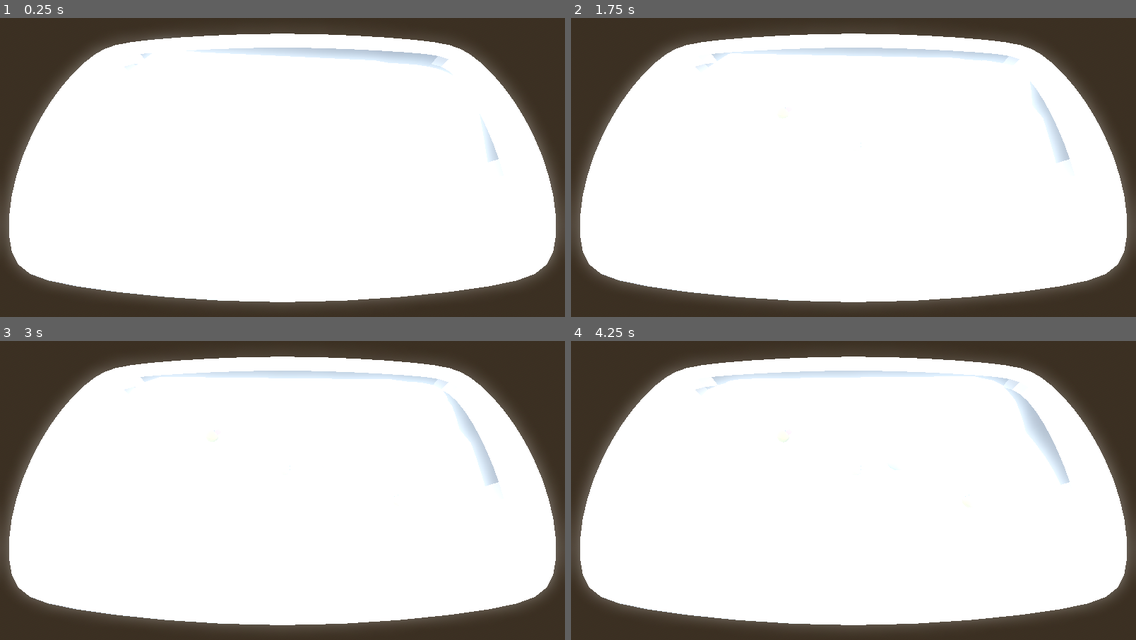
Above: before the commit, frames 1-4 (two rows, left to right).
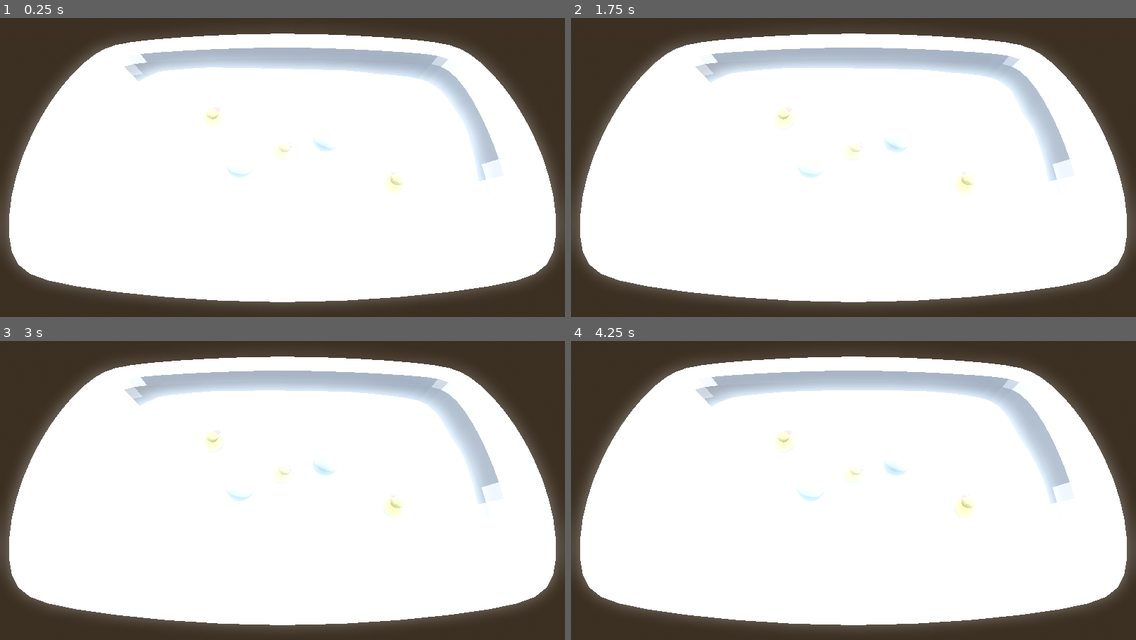
Above: after the commit, the same moments.

Repository: Gr0minet/ggj2025
Game: Godot game, scene res://main/main.tscn
The game is run twice, just before and just after one commit, with the same random seed, the same clock (stepped at 60 frames per second) and the same inputs.
Inputs:
- Up to frame 1 (0.25 s): no input
- Up to frame 2 (1.75 s): tap Enter at 0.5 s; hold J (join_game) 0.53-1.28 s; tap G (jump) at 0.77, 1.52 s; tap Space at 1.25 s; hold A from 1.28 s (still down); tap 1 at 1.35 s
- Up to frame 3 (3 s): tap Enter at 2 s; release A at 2.03 s; tap 2 at 2.1 s; tap Space at 2.75 s; tap 3 at 2.85 s
- Up to frame 4 (4.25 s): tap G (jump) at 3.02, 3.77 s; tap Enter at 3.5 s; hold A from 3.53 s (still down); tap 4 at 3.6 s

The runs differ from the first frame. In frame 1, 5.2% of the frame differs, in the area x 22-88%, y 9-59%; in frame 2, 5.5%; in frame 3, 5.5%; in frame 4, 5.4%.

Commit message:
Rajout du shader modifié pourl'eau

Diff:
--- a/godot/environment/water/water.gdshader
+++ b/godot/environment/water/water.gdshader
@@ -23,7 +23,7 @@
 
 void vertex(){
 	base_offset = (UV * 0.5) + TIME * 0.01;
-	float h = get_noise(base_offset) * 0.2;
+	float h = get_noise(base_offset) * 0.1;
 	VERTEX.y += h;
 	vec3 normal = normalize(vec3(
 		h - get_noise(base_offset + vec2(0.8, 0.0)),
--- a/godot/item/duck.tscn
+++ b/godot/item/duck.tscn
@@ -5,5 +5,7 @@
 
 [node name="Duck" instance=ExtResource("1_ybql2")]
 transform = Transform3D(2, 0, 0, 0, 2, 0, 0, 0, 2, 0, 0, 0)
+collision_layer = 4
+collision_mask = 0
 
 [node name="duck" parent="Pivot" index="0" instance=ExtResource("2_tc8a2")]
--- a/godot/item/item.tscn
+++ b/godot/item/item.tscn
@@ -40,6 +40,8 @@
 }
 
 [node name="Item" type="CharacterBody3D"]
+collision_layer = 4
+collision_mask = 0
 
 [node name="Pivot" type="Node3D" parent="."]
 
--- a/godot/main/main.tscn
+++ b/godot/main/main.tscn
@@ -123,10 +123,10 @@
 shape = SubResource("BoxShape3D_1b16v")
 
 [node name="FLOTTE2" parent="." instance=ExtResource("3_qnajh")]
-transform = Transform3D(2, 0, 0, 0, 2, 0, 0, 0, 2, 0, -0.156051, 0)
+transform = Transform3D(2, 0, 0, 0, 2, 0, 0, 0, 2, 0, -0.276916, 0)
 
 [node name="FLOTTE" parent="FLOTTE2" index="0"]
-transform = Transform3D(1.04346, 0, 0, 0, 1.04346, 0, 0, 0, 1.04346, 0, 0.539272, 0)
+transform = Transform3D(1.04346, 0, 0, 0, 1.04346, 0, 0, 0, 1.04346, 0, 0.589272, 0)
 surface_material_override/0 = SubResource("ShaderMaterial_6uoci")
 
 [node name="Water" type="MeshInstance3D" parent="."]
@@ -147,15 +147,23 @@
 
 [node name="Duck" parent="Items" instance=ExtResource("7_t2yrm")]
 transform = Transform3D(2, 0, 0, 0, 2, 0, 0, 0, 2, 0, 0.972039, 0)
+collision_layer = 1
+collision_mask = 1
 
 [node name="Duck2" parent="Items" instance=ExtResource("7_t2yrm")]
 transform = Transform3D(1.51506, 0, 1.3056, 0, 2, 0, -1.3056, 0, 1.51506, -0.709849, 0.972039, -0.348515)
+collision_layer = 1
+collision_mask = 1
 
 [node name="Duck3" parent="Items" instance=ExtResource("7_t2yrm")]
 transform = Transform3D(-0.728649, 0, 1.86254, 0, 2, 0, -1.86254, 0, -0.728649, 1.01296, 0.972039, 0.336058)
+collision_layer = 1
+collision_mask = 1
 
 [node name="ToothBrush" parent="Items" instance=ExtResource("8_vqbr5")]
 transform = Transform3D(-8.74228e-08, -8.74228e-08, -2, -2, 3.82137e-15, 8.74228e-08, -7.62305e-22, 2, -8.74228e-08, 0.2, 1.03402, 0.4)
+collision_layer = 1
+collision_mask = 1
 
 [node name="Camera3D" type="Camera3D" parent="."]
 transform = Transform3D(1, 7.45601e-08, 4.43755e-08, -6.72004e-08, 0.34202, 0.939693, 5.48863e-08, -0.939693, 0.34202, -2.87586e-08, 2.83241, 0.885402)
--- a/godot/project.godot
+++ b/godot/project.godot
@@ -96,3 +96,4 @@
 
 3d_physics/layer_1="bubble"
 3d_physics/layer_2="world"
+3d_physics/layer_3="item"
--- a/godot/scenes/bubble.tscn
+++ b/godot/scenes/bubble.tscn
@@ -10,7 +10,7 @@
 height = 0.25
 
 [node name="Bubble" type="CharacterBody3D"]
-collision_mask = 3
+collision_mask = 7
 motion_mode = 1
 script = ExtResource("1_pvsgq")
 
